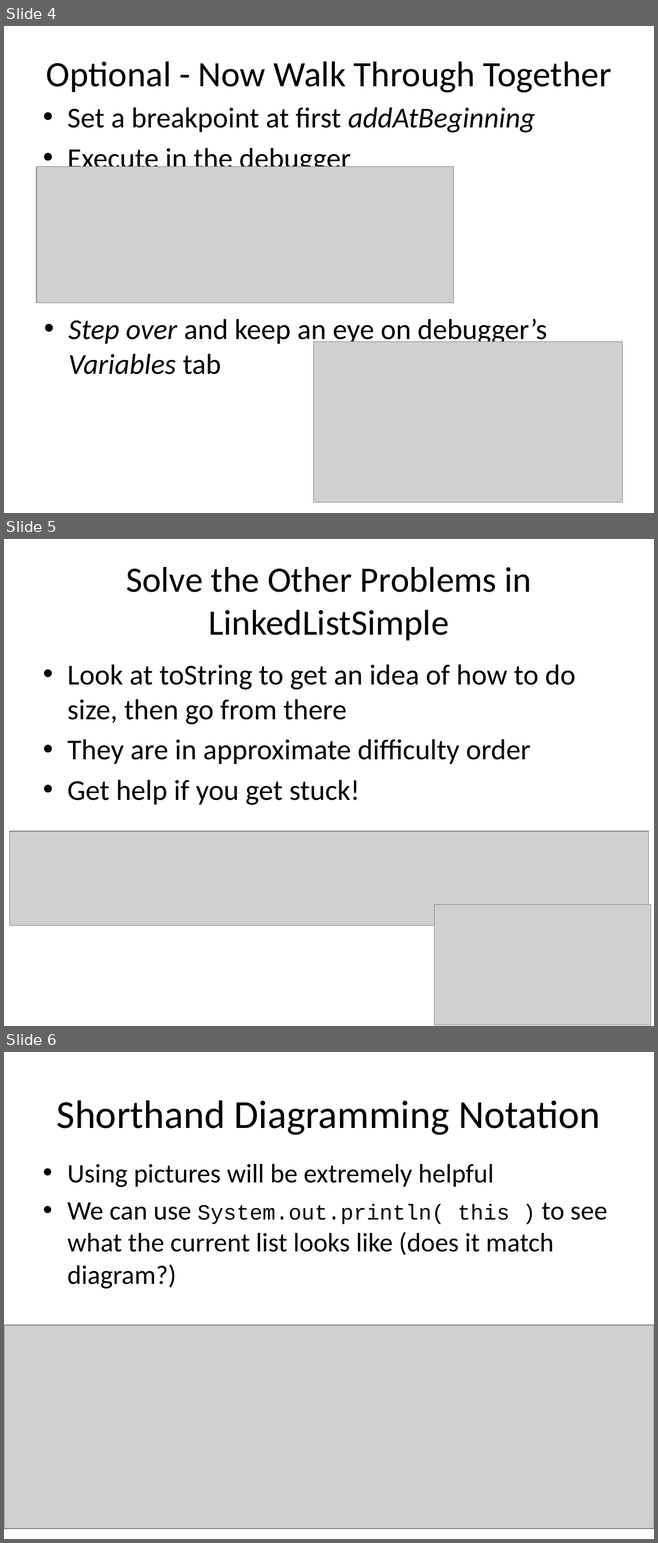
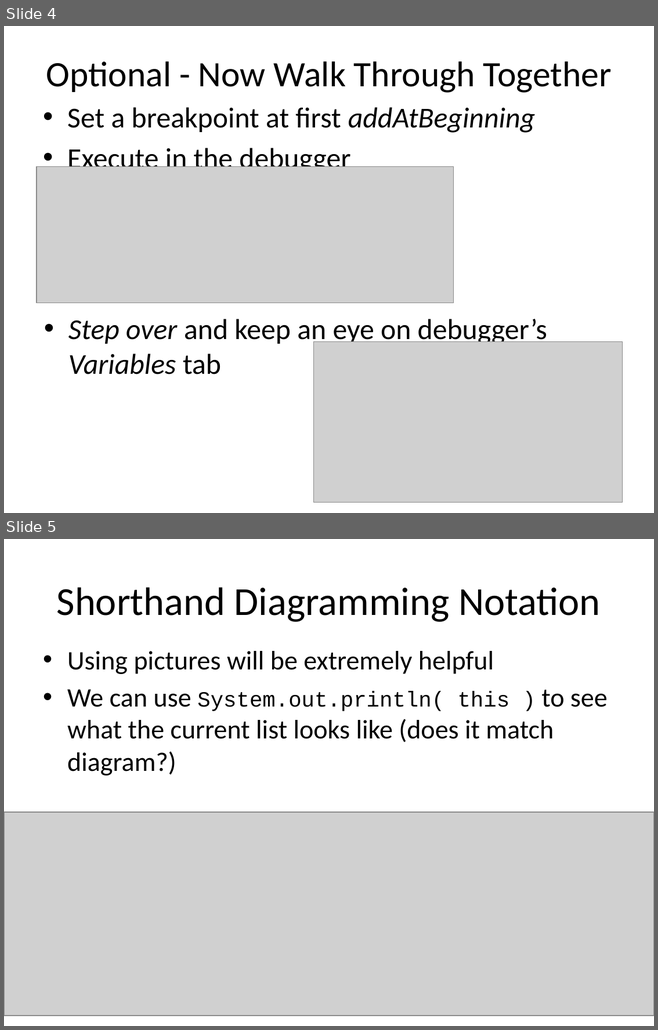
Before and after one commit to RHIT-CSSE/csse220, a slide deck: ClassMaterials/LinkedLists/Slides/Part1-LinkedLists.pptx. Shown one above the other, each under a label of ours: slides 4, 5 and 6 before the commit, slides 4 and 5 after it. The pictures are 658x1543 and 658x1030 pixels, drawn with LibreOffice and Linux fonts; fonts in the diff are those of the drawing; grey boxes stand for pictures. Boxes give left, top, right and bottom in pixels: in the first picture for what was removed or moved away, otherwise in the second. Text is boxed around its words. In the diff, an @@ line names an element or a change of style, - is before the commit and + after.

```diff
--- a/ClassMaterials/LinkedLists/Slides/Part1-LinkedLists.pptx
+++ b/ClassMaterials/LinkedLists/Slides/Part1-LinkedLists.pptx
@@ slide 5 removed at bbox=[4, 539, 654, 1026], background #FFFFFF @@
@@ title removed at bbox=[126, 567, 531, 641] @@
-Solve the Other Problems in LinkedListSimple
@@ text removed at bbox=[67, 664, 575, 805] @@
-• Look at toString to get an idea of how to do size, then go from there
-• They are in approximate difficulty order
-• Get help if you get stuck!
@@ picture removed at bbox=[9, 831, 648, 925] @@
@@ picture removed at bbox=[434, 905, 650, 1026] @@
@@ what was slide 6 is now slide 5 @@
```
Also in this commit, not shown: 2 slides changed, 1 slide added, 4 other slides removed, 47 other files.
